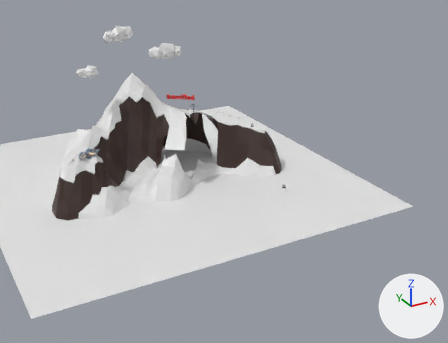
The glTF model portfolio/models/scene_3.glb: old version first, new version second.
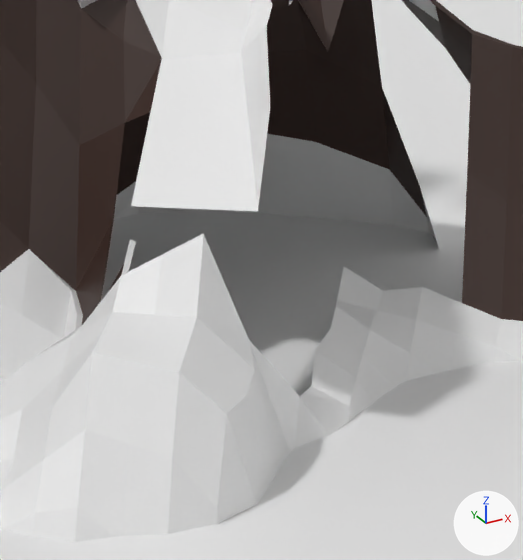
Each version appears first whole from a 50 mm lens placed at (-80.0, -192.3, 108.7), pointed at (20.3, -9.9, 17.5), and next in a close-up on the part from 32% to 51% of the width and 34% to 60% of the height. Lighting does not change. The marker at lower right points along +X, +Y and +Z. Where no turn or scale is listed for an object, it has been applied to the vertices. Vertices at the same position are counted once.

Names of what the first close-up shows: 'Mountain', 'Plane'.
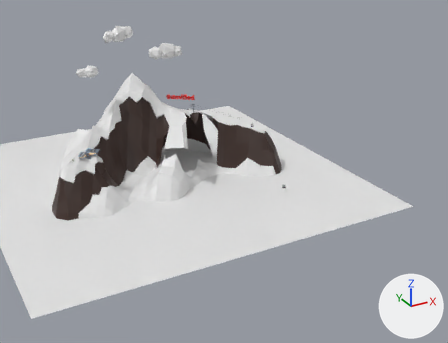
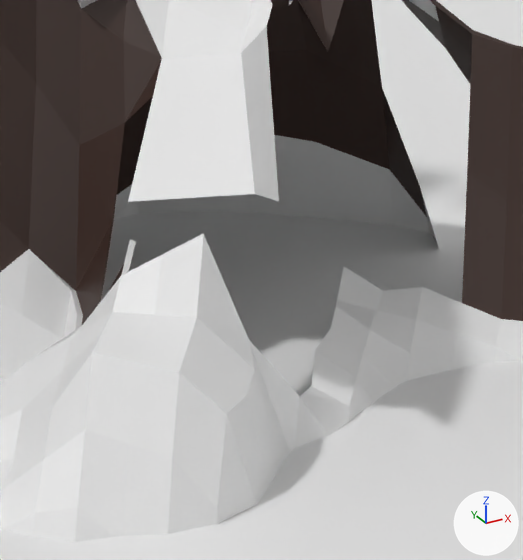
The change in detail:
me_plane_005 is used by ob_mountain; location (0.0, 0.0, 3.82).
Verts and faces of me_plane_005; kept vertices keep their numbers, new ones are numbered from 997.
Before the commit, vertices of me_plane_005: 457 (8.2, -2.4, 21.7) at pixel (257, 211), 458 (10.7, 0.9, 26.5) at pixel (270, 106), 459 (8.8, 11.8, 26.4) at pixel (161, 58), 460 (2.9, 3.4, 21.0) at pixel (130, 206), 654 (6.2, 11.8, 22.8) at pixel (124, 123).
Before the commit, vertices of me_plane_005: 655 (9.0, 12.1, 26.3) at pixel (162, 57), 720 (7.1, 10.0, 23.9) at pixel (150, 112).
me_plane_005 had 997 vertices, 1821 faces and spanned x -40.5..51.8, y -10.7..39.0, z 6.3..45.1.
me_plane_005 now has 998 vertices, 1821 faces and spans x -40.5..51.8, y -10.7..39.0, z 6.3..45.1.
Part 1, on me_plane_005:
Vertices deleted: 460, 720 (with the faces that use them).
Vertex 457 moves to (8.6, -1.2, 22.3), pixel (254, 194).
Vertex 458 moves to (8.5, -4.6, 23.0), pixel (279, 201).
New vertex 997 is at (2.5, 3.1, 21.5), pixel (128, 201).
New vertex 998 is at (7.5, 9.8, 25.1).
New vertex 999 is at (2.7, 3.2, 21.2), pixel (128, 204).
New faces: (457, 459, 997) (mat_snow (white #e7e7e7)).
New faces: (654, 998, 655) (mat_mountain_base_rock (brown #38251e)).
New faces: (655, 999, 997), (459, 655, 997) (mat_snow_shadow (light grey #c2c2c2)).
me_plane_005 part 2: 2 faces spanning x 8.5..13.8, y -4.6..9.1, z 22.3..28.8 switch from mat_snow (white #e7e7e7) to mat_snow_shadow (light grey #c2c2c2).

What differs and where, as boxes [x1, y1, x2, y2] in the close-ups (523 x 560 px; the box of a moved part takes in the faces that stretch with it):
part 1 of me_plane_005, moved or reshaped: before [125, 53, 258, 211]; after [126, 53, 255, 203]
part 2 of me_plane_005, recoloured (white to grey): before [241, 26, 270, 207]; after [241, 26, 279, 201]
